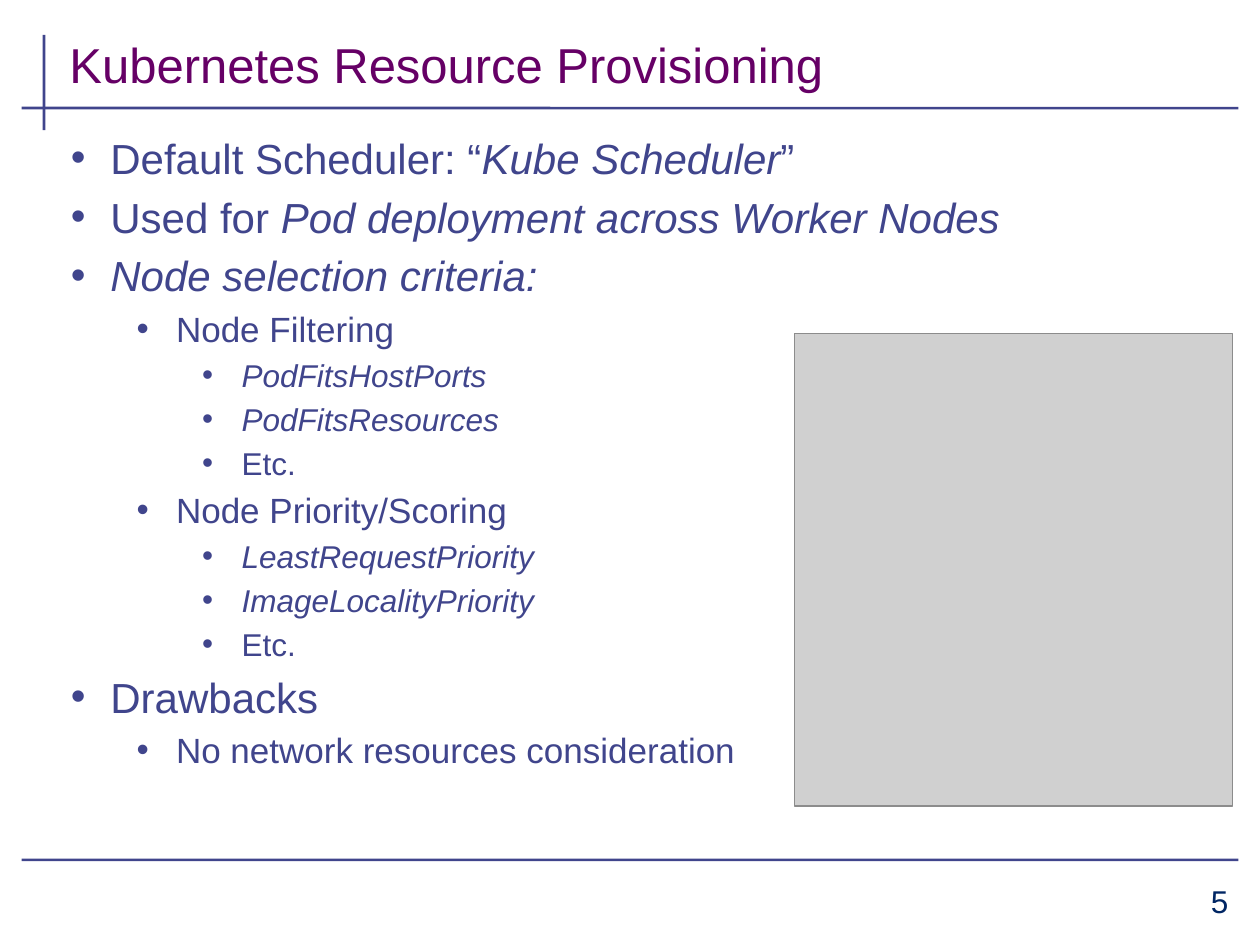
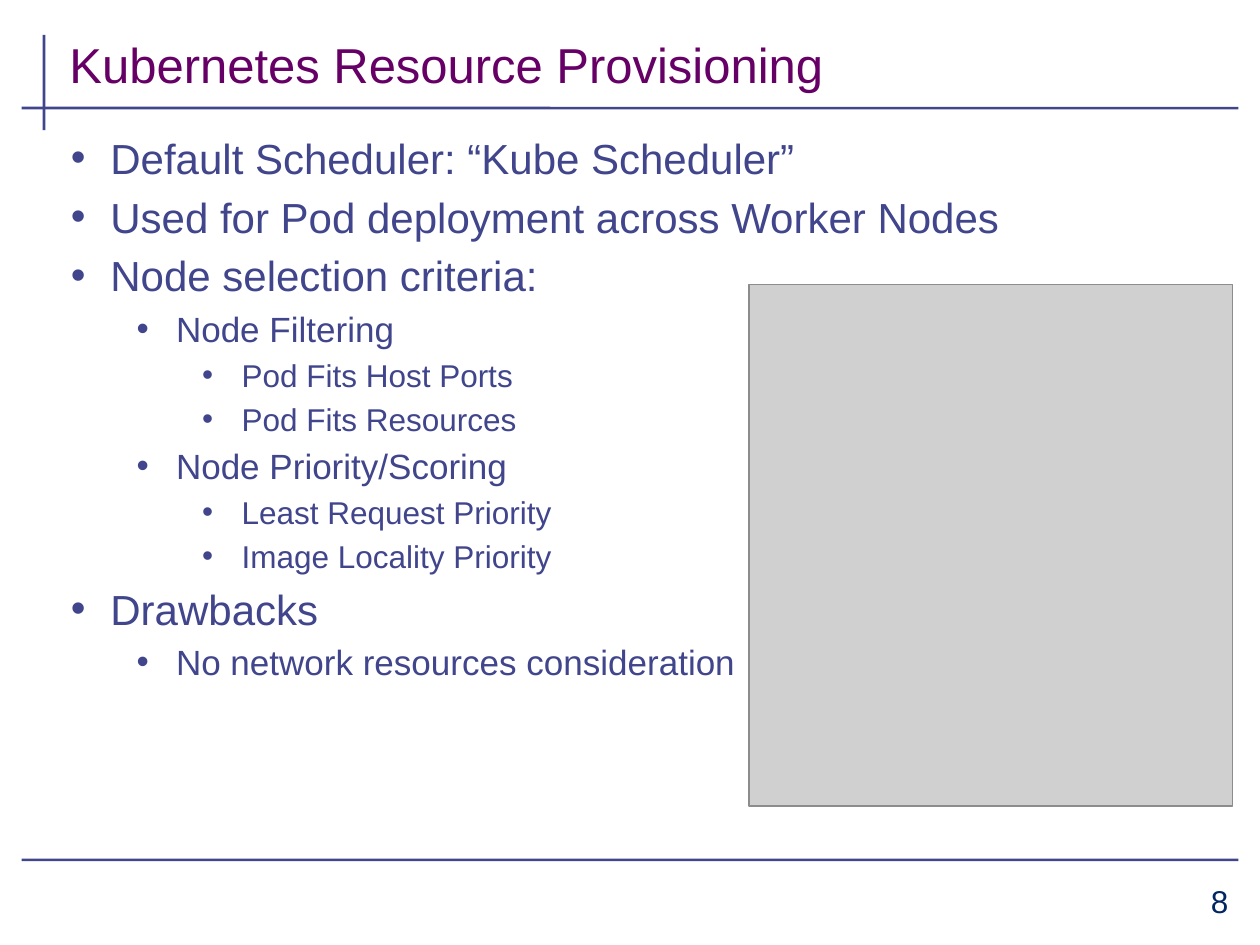
Before and after one commit to aahad91/Seminar-MLCN, a slide deck: slide 8 of Final_submission/presentation_draft.pptx (slide 5 before the commit). Drawn at 1260x945 pixels with LibreOffice and Linux fonts; fonts in the diff are those of the drawing; grey boxes stand for pictures; background and template pictures are left out. Boxes give left, top, right and bottom in pixels: in the first picture for what was removed or moved away, otherwise in the second. Text is boxed around its words. In the diff, an @@ line names an element or a change of style, - is before the commit and + after.

```diff
--- a/Final_submission/presentation_draft.pptx
+++ b/Final_submission/presentation_draft.pptx
@@ text at (x1=110, y1=143, x2=999, y2=292): italic off in "“Kube Scheduler”", "Pod deployment across Worker Nodes", "Node selection criteria:" @@
@@ picture resized from (x1=795, y1=334, x2=1232, y2=806) to (x1=748, y1=285, x2=1232, y2=806) @@
@@ text at (x1=242, y1=364, x2=516, y2=432): text changed; italic off @@
-    • PodFitsHostPorts
-    • PodFitsResources
-    • Etc.
+    • Pod Fits Host Ports
+    • Pod Fits Resources
@@ text at (x1=242, y1=501, x2=551, y2=574): text changed; italic off @@
-    • LeastRequestPriority
-    • ImageLocalityPriority
-    • Etc.
+    • Least Request Priority
+    • Image Locality Priority
@@ page number at (x1=1211, y1=891, x2=1229, y2=914): text changed @@
-5
+8
```
Also in this commit, not shown: 7 other slides changed, 7 slides added, 1 slide removed.
